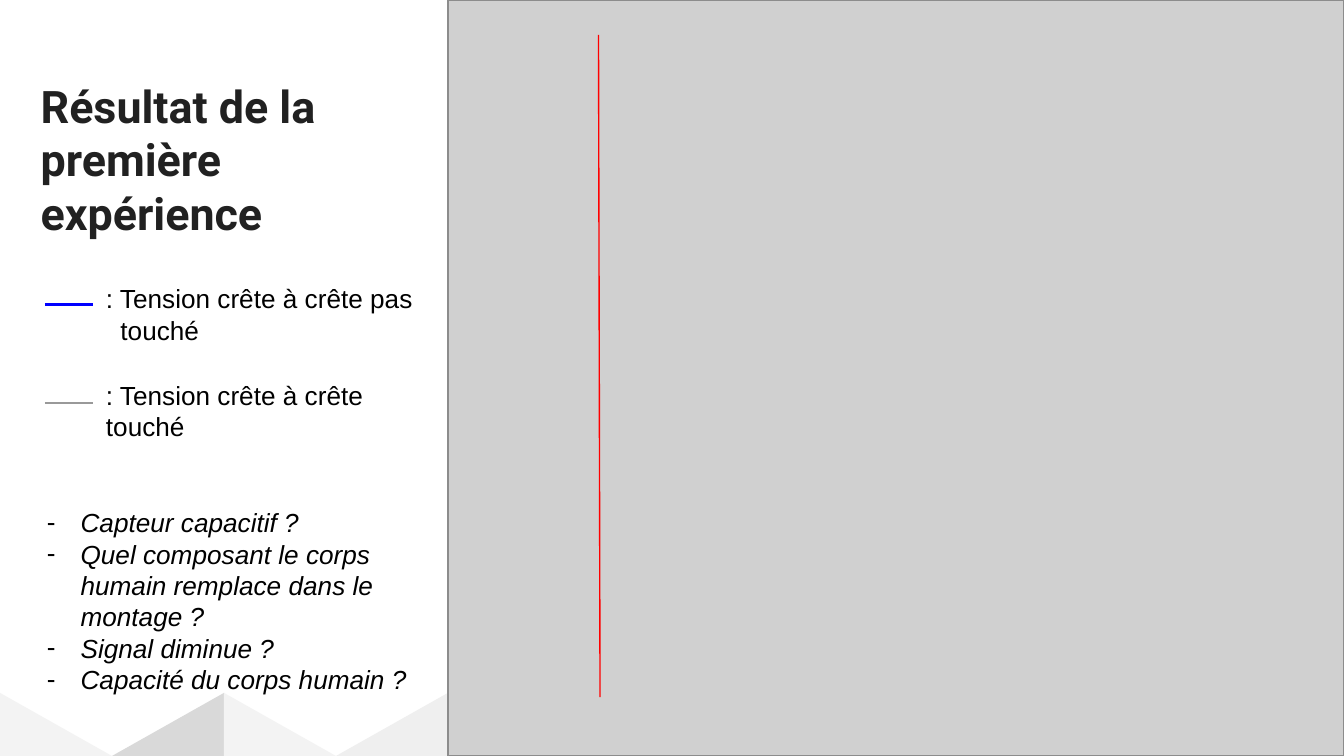
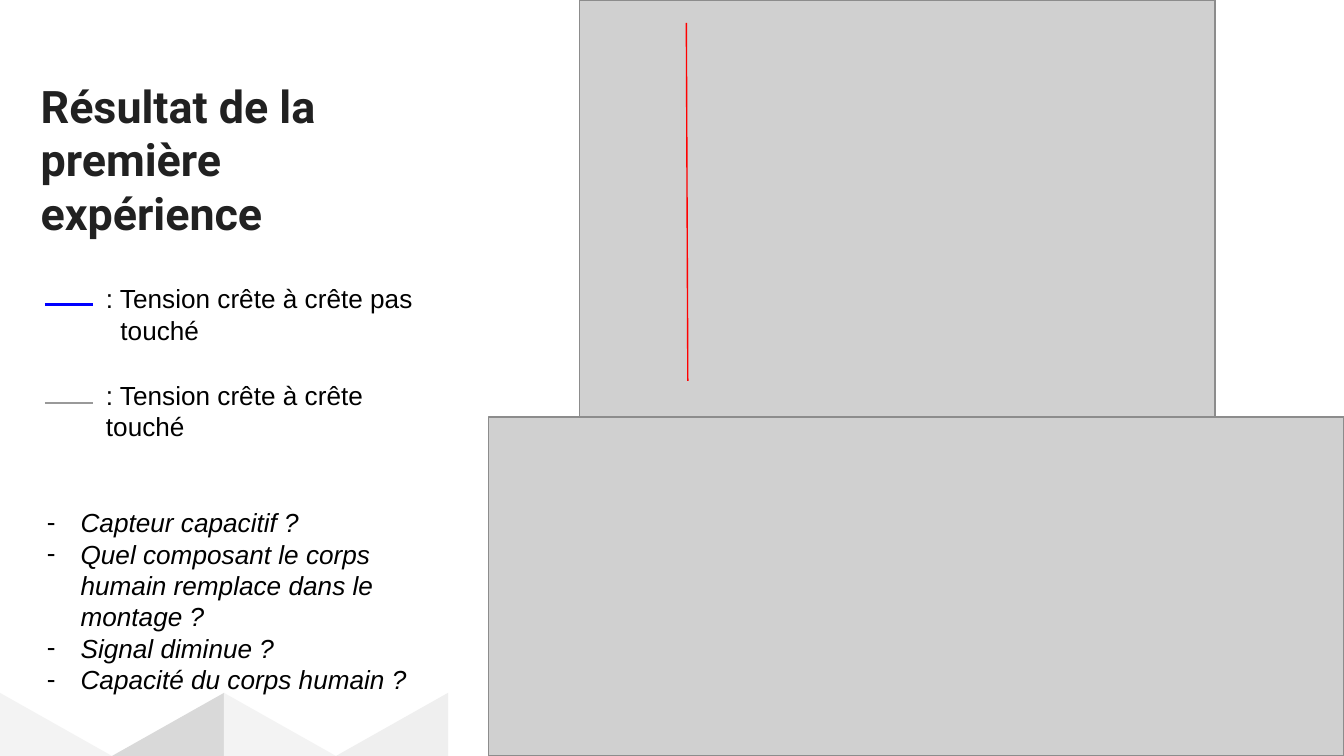
Before and after one commit to DMaxence/UE1-Projet1-SmartPatate, a slide deck: slide 2 of UE1-SmartPatate.pptx. Drawn at 1344x756 pixels with LibreOffice and Linux fonts; fonts in the diff are those of the drawing; grey boxes stand for pictures. Boxes give left, top, right and bottom in pixels: in the first picture for what was removed or moved away, otherwise in the second. Text is boxed around its words. In the diff, an @@ line names an element or a change of style, - is before the commit and + after.

Commit message:
ajout d'images

```diff
--- a/UE1-SmartPatate.pptx
+++ b/UE1-SmartPatate.pptx
@@ picture: place and size @@
-picture at <box>448,0,1344,755</box>
+picture at <box>579,0,1215,417</box>
@@ line moved from (599, 698) - (598, 35) to (688, 380) - (687, 23) @@
@@ picture added at <box>488,417,1344,755</box> @@
```
